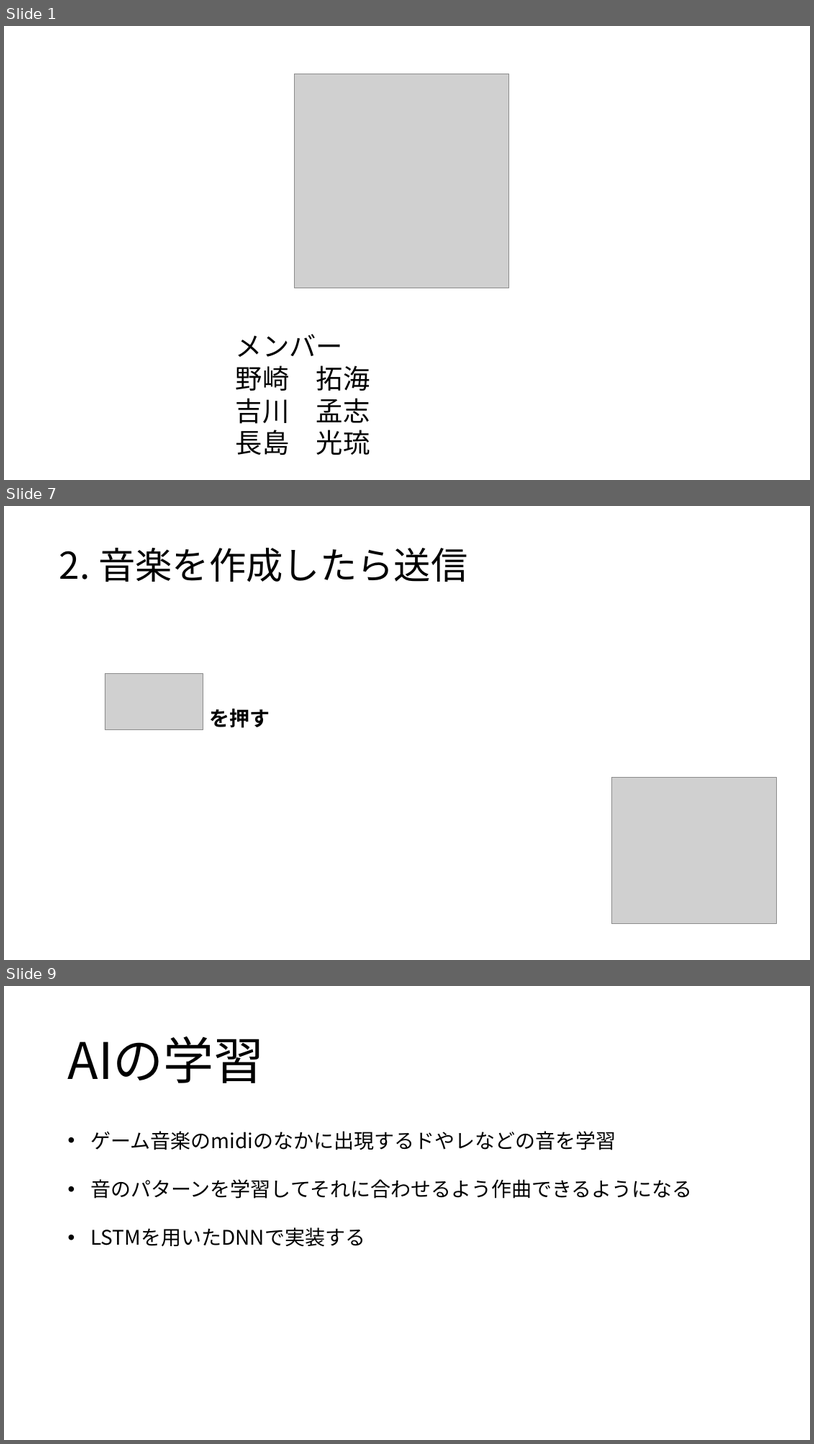
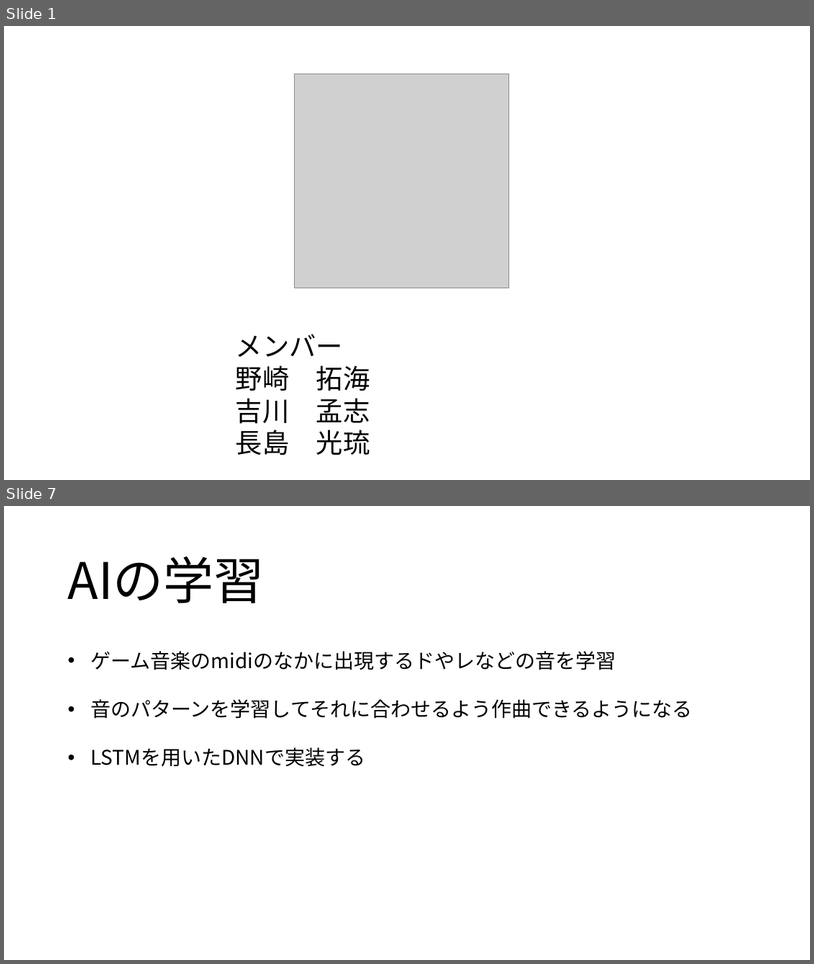
Before and after one commit to yoshitake266/bitComposer_prj, a slide deck: presentation/bit Composer.pptx. Shown one above the other, each under a label of ours: slides 1, 7 and 9 before the commit, slides 1 and 7 after it; the slides between them are not shown. The pictures are 814x1444 and 814x964 pixels, drawn with LibreOffice and Linux fonts; fonts in the diff are those of the drawing; grey boxes stand for pictures. Boxes give left, top, right and bottom in pixels: in the first picture for what was removed or moved away, otherwise in the second. Text is boxed around its words. In the diff, an @@ line names an element or a change of style, - is before the commit and + after.

```diff
--- a/presentation/bit Composer.pptx
+++ b/presentation/bit Composer.pptx
@@ slide 7 removed at [4, 506, 810, 960], background #FFFFFF @@
@@ title removed at [59, 548, 468, 582] @@
-2. 音楽を作成したら送信
@@ picture removed at [105, 674, 203, 730] @@
@@ subtitle removed at [209, 708, 270, 728] @@
-を押す
@@ picture removed at [612, 777, 777, 924] @@
@@ what was slide 9 is now slide 7 @@
```
Also in this commit, not shown: 5 slides changed, 3 other slides removed.
